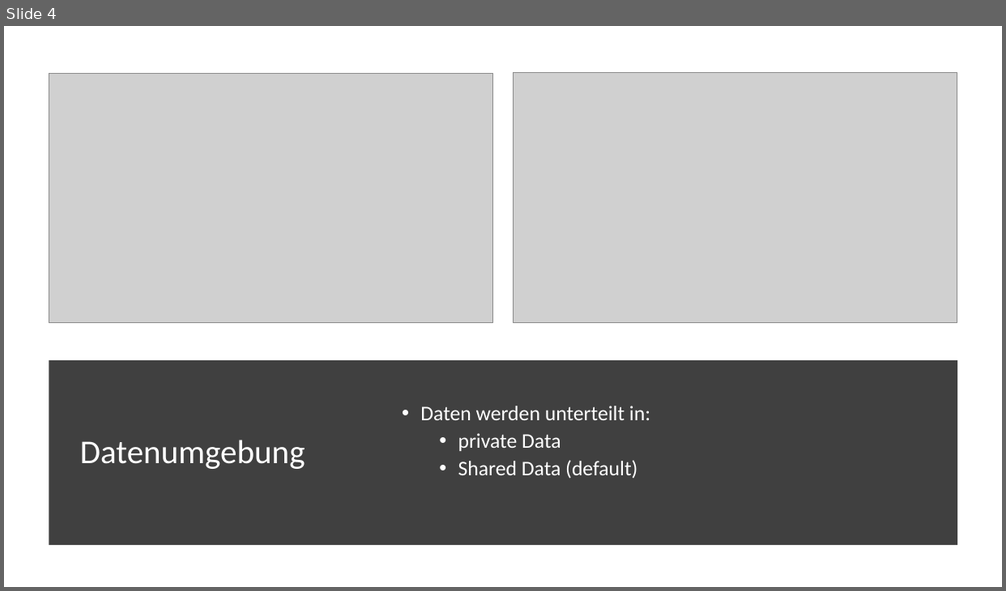
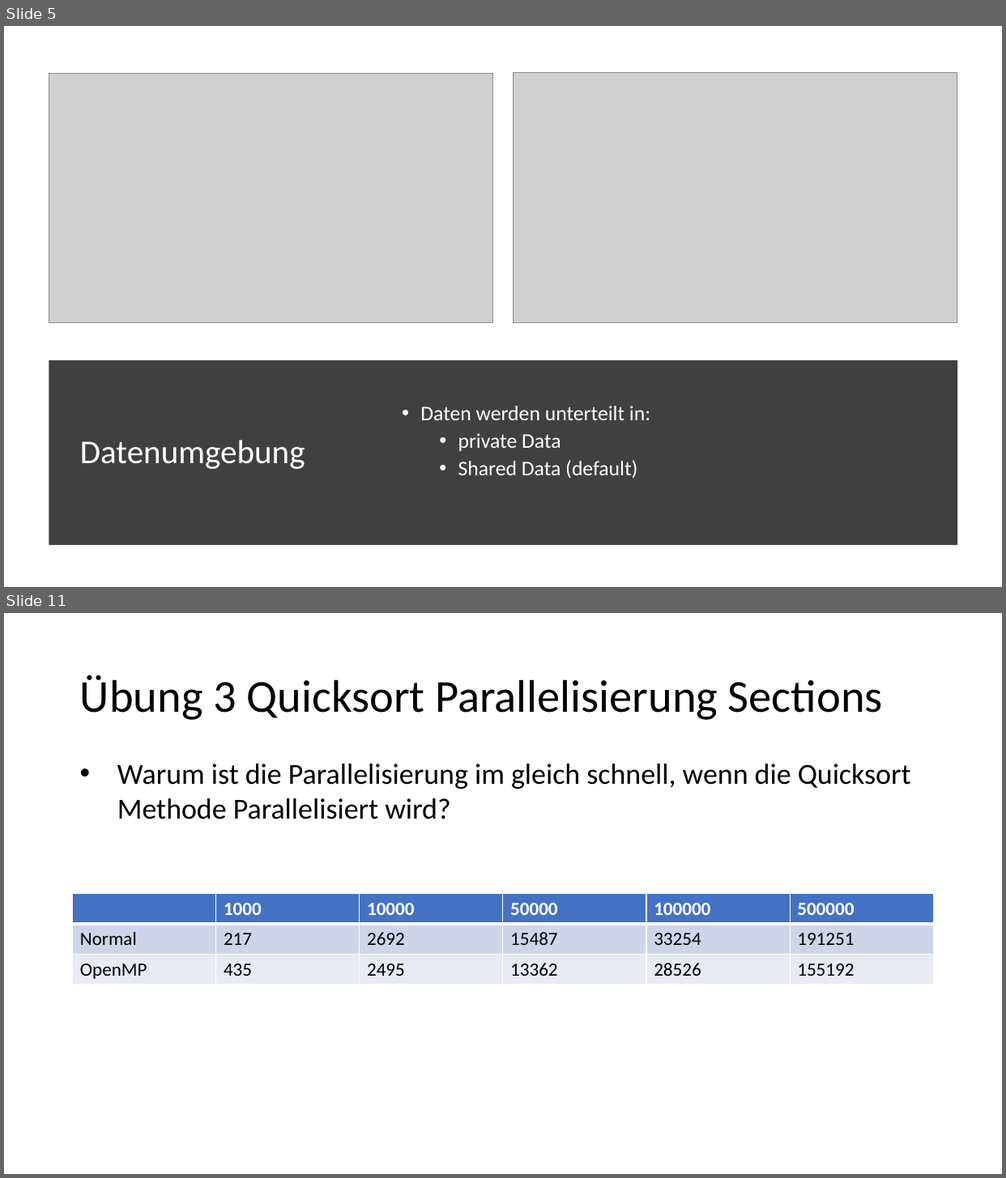
Before and after one commit to dyeske61283/ASE_OpenMP, a slide deck: OpenMP_Folien.pptx. Shown one above the other, each under a label of ours: slide 4 before the commit, slides 5 and 11 after it; the slides between them are not shown. The pictures are 1006x591 and 1006x1178 pixels, drawn with LibreOffice and Linux fonts; fonts in the diff are those of the drawing; grey boxes stand for pictures. Boxes give left, top, right and bottom in pixels: in the first picture for what was removed or moved away, otherwise in the second. Text is boxed around its words. In the diff, an @@ line names an element or a change of style, - is before the commit and + after.

Commit message:
Übungsblatt, präsi

```diff
--- a/OpenMP_Folien.pptx
+++ b/OpenMP_Folien.pptx
@@ slide 11 added at (4,613,1002,1174), background #FFFFFF @@
@@ title added at (80,675,883,720), 44 pt, text #000000 @@
+Übung 3 Quicksort Parallelisierung Sections
@@ text added at (117,764,911,820), 28 pt, text #000000 @@
+• Warum ist die Parallelisierung im gleich schnell, wenn die Quicksort Methode Parallelisiert wird?
@@ table added at (73,894,936,985), 3 rows, 6 columns @@
+ | 1000 | 10000 | 50000 | 100000 | 500000
+Normal | 217 | 2692 | 15487 | 33254 | 191251
+OpenMP | 435 | 2495 | 13362 | 28526 | 155192
@@ what was slide 4 is now slide 5 @@
```
Also in this commit, not shown: 6 other slides added, 4 other files.
